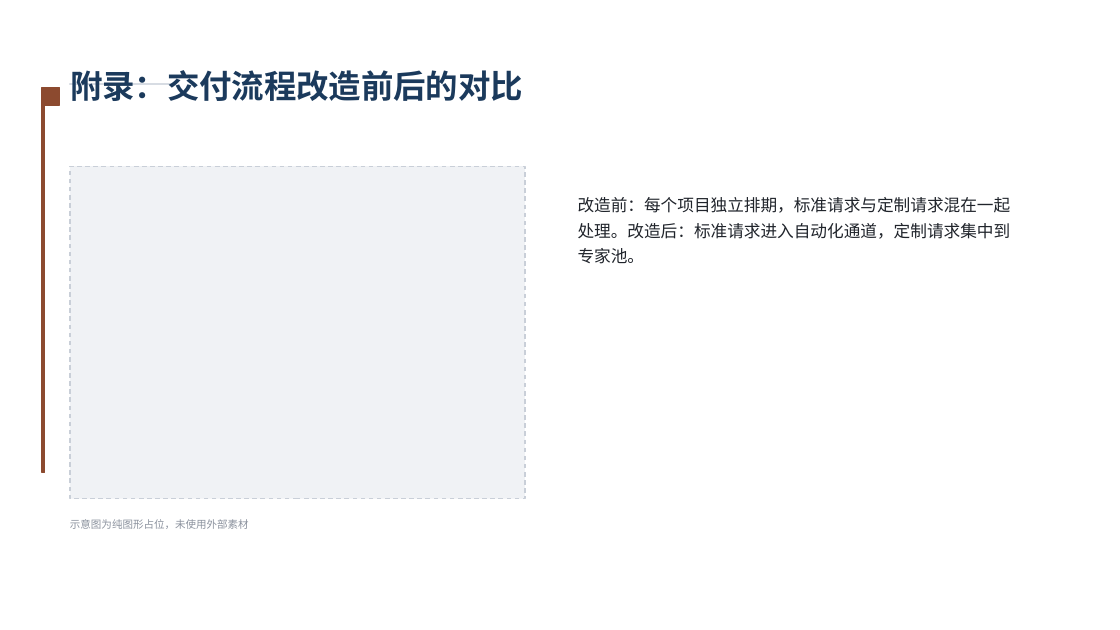
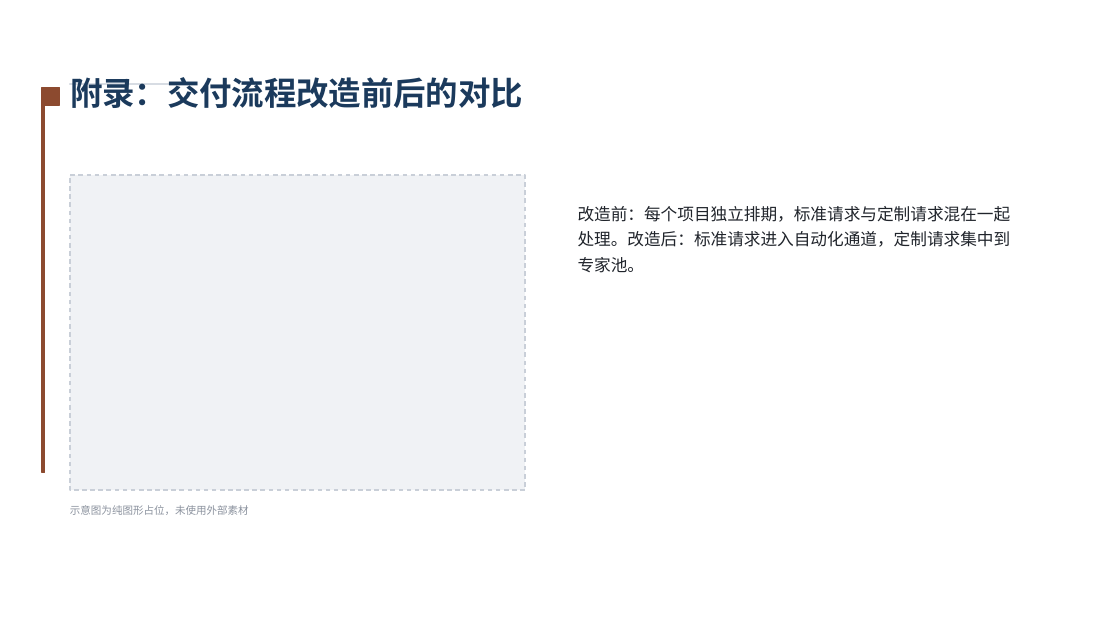
Before and after one commit to xzhengyu007-lang/ai-ppt, a slide deck: slide 9 of docs/examples/02-学术答辩.pptx. Drawn at 1120x630 pixels with LibreOffice and Linux fonts; fonts in the diff are those of the drawing. Boxes give left, top, right and bottom in pixels: in the first picture for what was removed or moved away, otherwise in the second. Text is boxed around its words. In the diff, an @@ line names an element or a change of style, - is before the commit and + after.

```diff
--- a/docs/examples/02-学术答辩.pptx
+++ b/docs/examples/02-学术答辩.pptx
@@ text "附录：交付流程改造前后的对比": place and size @@
-text "附录：交付流程改造前后的对比" at (70, 70, 523, 101)
+text "附录：交付流程改造前后的对比" at (70, 77, 523, 108)
@@ rectangle: place and size @@
-rectangle at (70, 166, 525, 499)
+rectangle at (70, 175, 525, 490)
@@ text "改造前：每个项目独立排期，标准请求与定制请求混在一起": place and size @@
-text "改造前：每个项目独立排期，标准请求与定制请求混在一起" at (578, 197, 1011, 264)
+text "改造前：每个项目独立排期，标准请求与定制请求混在一起" at (578, 206, 1011, 273)
@@ text "示意图为纯图形占位，未使用外部素材": place and size @@
-text "示意图为纯图形占位，未使用外部素材" at (70, 519, 249, 529)
+text "示意图为纯图形占位，未使用外部素材" at (70, 505, 249, 515)
```
Also in this commit, not shown: 9 other slides changed, 5 other files.
